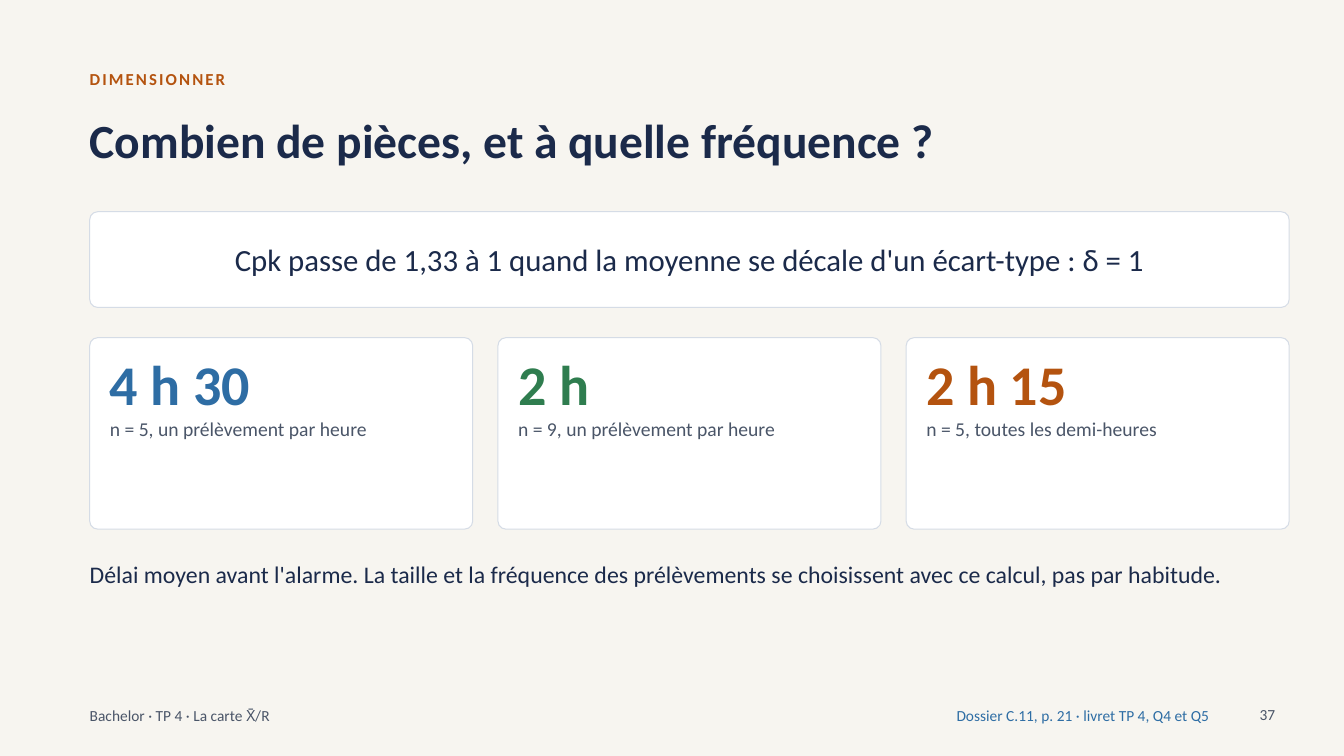
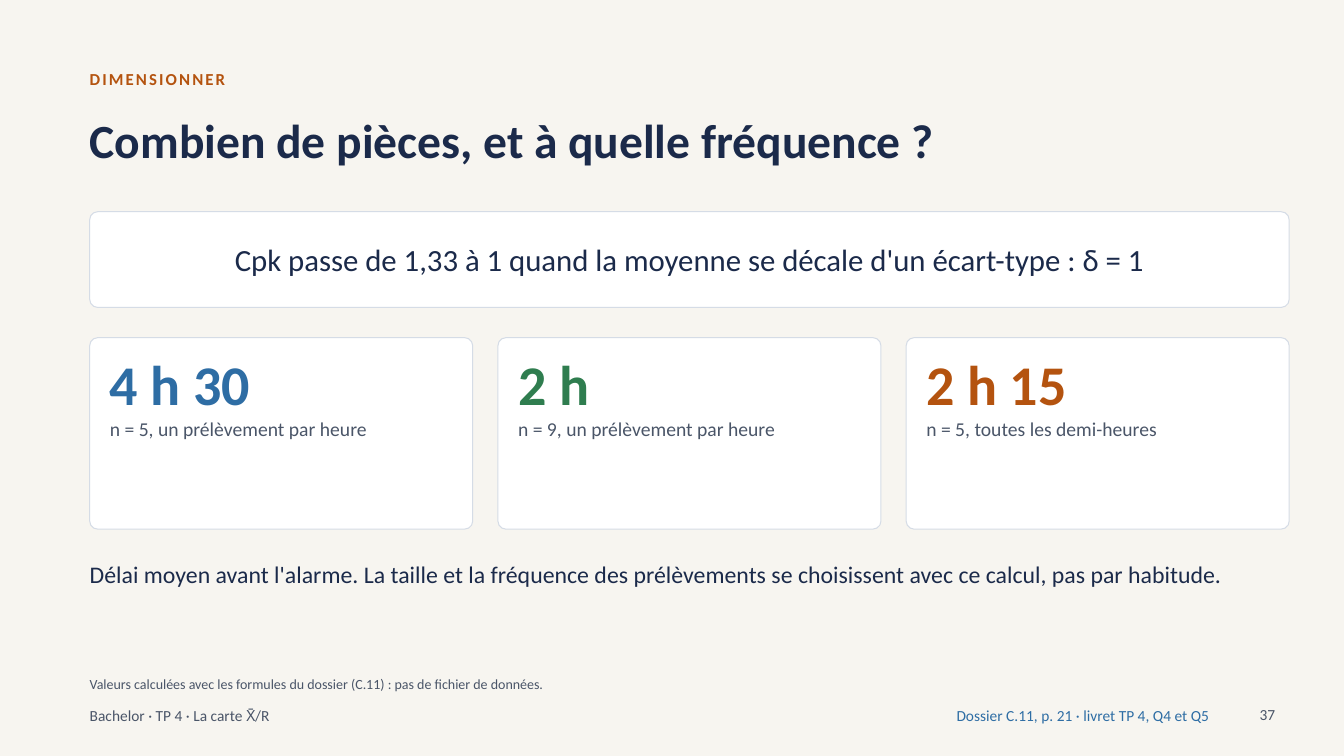
Before and after one commit to sjaubert/000_OI, a slide deck: slide 37 of SPC/Capabilite_SPC_Bachelor.pptx. Drawn at 1344x756 pixels with LibreOffice and Linux fonts; fonts in the diff are those of the drawing. Boxes give left, top, right and bottom in pixels: in the first picture for what was removed or moved away, otherwise in the second. Text is boxed around its words. In the diff, an @@ line names an element or a change of style, - is before the commit and + after.

```diff
--- a/SPC/Capabilite_SPC_Bachelor.pptx
+++ b/SPC/Capabilite_SPC_Bachelor.pptx
@@ text added at (x1=90, y1=679, x2=543, y2=691), 10 pt, text #4A5568 @@
+Valeurs calculées avec les formules du dossier (C.11) : pas de fichier de données.
```
Also in this commit, not shown: 23 other slides changed.
